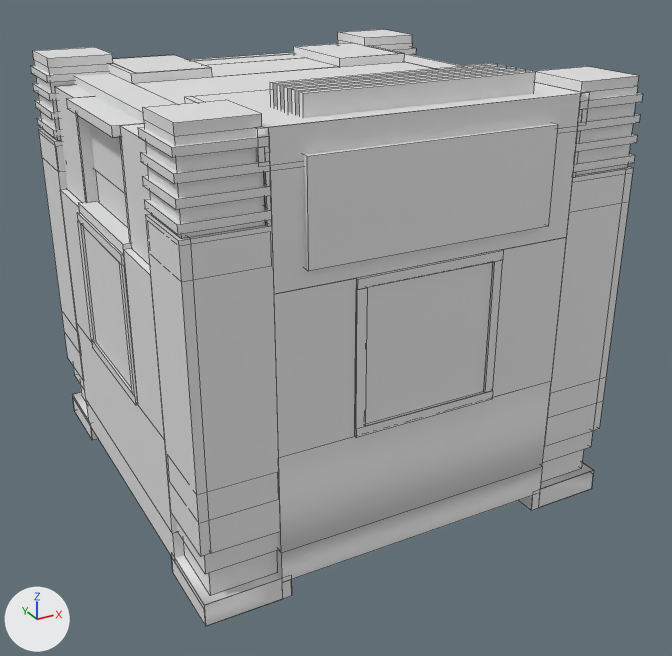
The OBJ model src/main/resources/assets/dimensionalfluxminer/models/block/dimensional_flux_miner/geometry/body.obj: old version first, new version second.
Both versions are drawn from a 50 mm camera at (-2.41, -6.15, 3.8) aimed at (0.56, -0.75, 1.1). Every picture has the same lights, and +X, +Y and +Z are marked at lower left. The first picture is the older version. Mesh edges are drawn as thin lines. Materials are left out; every surface is plain grey. Where no turn or scale is listed for an object, it has been applied to the vertices. Vertices at exactly the same position are counted once.

Before the edit, the objects in view are built like this:
```python
me_body = bpy.data.meshes.new('body')
me_body.from_pydata(...)  # 1346 vertices, 902 faces; spans x -1.02..2.02, y -2.04..1.0, z 0.0..3.0
me_body.materials.append(mat_t_underside)
me_body.materials.append(mat_t_underside_triple)
me_body.materials.append(mat_t_top_vent)
me_body.materials.append(mat_t_chassis_plate_wide)
me_body.materials.append(mat_t_safety_stripe_short)
me_body.materials.append(mat_t_chassis_support_trim)
me_body.materials.append(mat_t_chassis_side)
me_body.materials.append(mat_t_chassis_column_strip_30_alt)
me_body.materials.append(mat_t_vent_grille_narrow)
me_body.materials.append(mat_t_chassis_sides_atlas)
me_body.materials.append(mat_t_chassis_panel_wide)
me_body.materials.append(mat_t_chassis_front_rear_atlas)
me_body.materials.append(mat_t_chassis_column_strip_28)
me_body.materials.append(mat_core_side_glow)
me_body.materials.append(mat_t_chassis_triple)
me_body.materials.append(mat_t_underside_double)
me_body.materials.append(mat_t_structural_glass_containment)
me_body.materials.append(mat_t_structural_glass_double)
me_body.materials.append(mat_t_vent_grille_wide)
me_body.materials.append(mat_t_chassis_column_strip_30)
me_body.materials.append(mat_terminal_face)
me_body.materials.append(mat_terminal_face_glow)
me_body.materials.append(mat_t_underside_connected)
me_body.materials.append(mat_t_safety_stripe_long)
me_body.materials.append(mat_t_vent_panel)
me_body.materials.append(mat_t_top_vent_long)
me_body.materials.append(mat_containment_side_glow)
me_body.materials.append(mat_containment_cap_glow)
me_body.materials.append(mat_t_energy_input)
me_body.materials.append(mat_output_port_outer)
me_body.materials.append(mat_matter_port_outer)
ob_body = bpy.data.objects.new('body', me_body)
ob_body.location = (0.0, 0.0, 0.0)
```
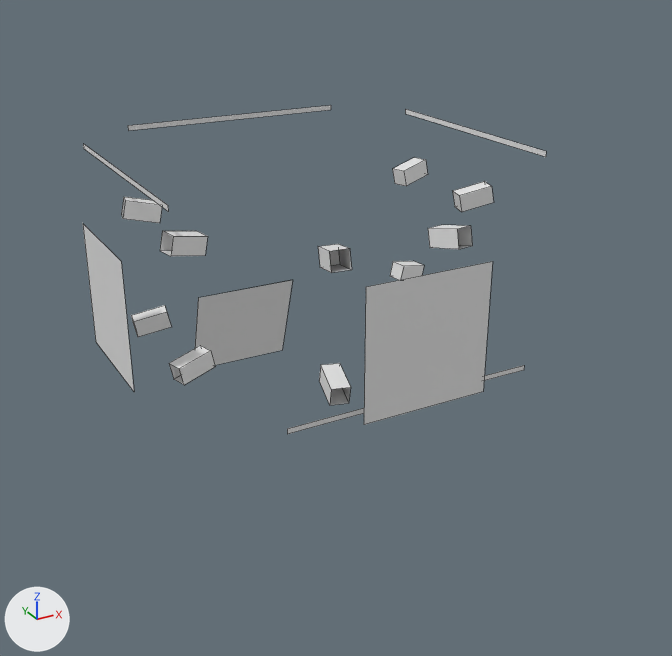
Location of each change, [x1, y1, x2, y2] in pixels of the pictures (672 x 656 px):
'body', reshaped: before [30, 29, 643, 626]; after [83, 105, 546, 434]
part 1 of me_body, deleted: before [30, 40, 643, 626]

Patch to the scene script:
```diff
--- a/src/main/resources/assets/dimensionalfluxminer/models/block/dimensional_flux_miner/geometry/body.obj.py
+++ b/src/main/resources/assets/dimensionalfluxminer/models/block/dimensional_flux_miner/geometry/body.obj.py
@@ me_body @@
 # used by ob_body; location = (0.0, 0.0, 0.0)
-me_body.from_pydata(...)  # 1346 vertices, 902 faces; spans x -1.02..2.02, y -2.04..1.0, z 0.0..3.0
+me_body.from_pydata(...)  # 794 vertices, 68 faces; spans x -1.02..2.02, y -2.04..1.0, z 0.0..3.0
+# me_body part 1: 552 vertices removed from x -1.02..2.02, y -2.04..1.0, z 0.0..2.88
```
